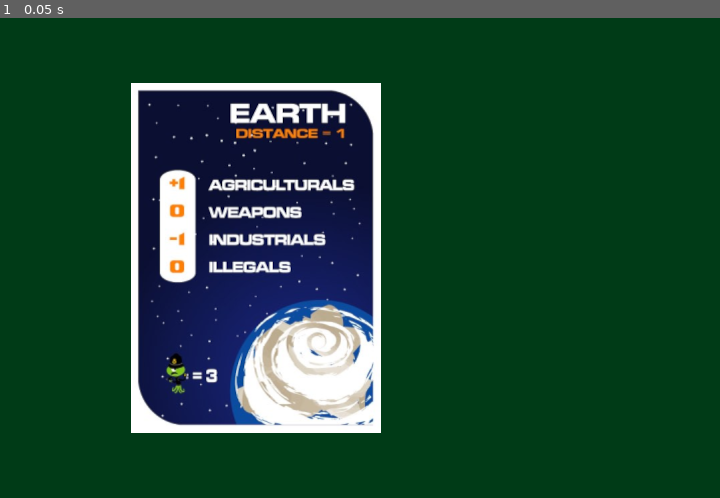
Above: before the commit, frame 1.
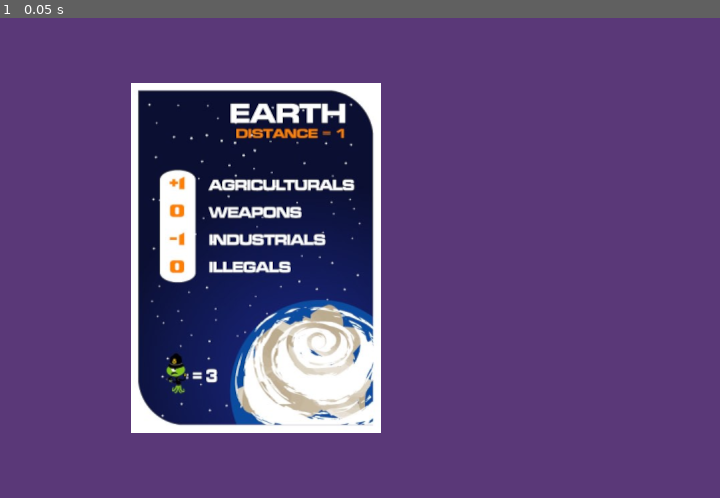
Above: after the commit, the same moment.

Repository: OdatNurd/devember-2024
Game: Godot game, scene res://scenes/main.tscn
The game is run twice, just before and just after one commit, with the same random seed, the same clock (stepped at 60 frames per second) and the same inputs.
Inputs:
- Up to frame 1 (0.05 s): no input

The runs differ from the first frame. In frame 1, 75% of the frame differs, in the area x 0-100%, y 0-100%.

Commit message:
Replace background node with a render clear color
The issue with the mouse enter/leave functionality not working as
expected is wholly related to the fact that the background node we were
using, being a UI element, was eating all of the mouse input.

There is a property/method that we could use to stop this, but since we
only had that node there to provide a colored background and we can do
that directly by setting the default render clear color, we do that
instead now.

Diff:
--- a/project.godot
+++ b/project.godot
@@ -24,3 +24,4 @@
 [rendering]
 
 textures/canvas_textures/default_texture_filter=0
+environment/defaults/default_clear_color=Color(0.354829, 0.218179, 0.471178, 1)
--- a/scenes/main.tscn
+++ b/scenes/main.tscn
@@ -6,12 +6,6 @@
 
 [node name="Main" type="Node2D"]
 
-[node name="Background" type="ColorRect" parent="."]
-offset_right = 720.0
-offset_bottom = 480.0
-color = Color(0, 0.23, 0.092, 1)
-metadata/_edit_lock_ = true
-
 [node name="GameToken" parent="." instance=ExtResource("1_m52ne")]
 position = Vector2(256, 240)
 token_front = ExtResource("2_yidb3")
